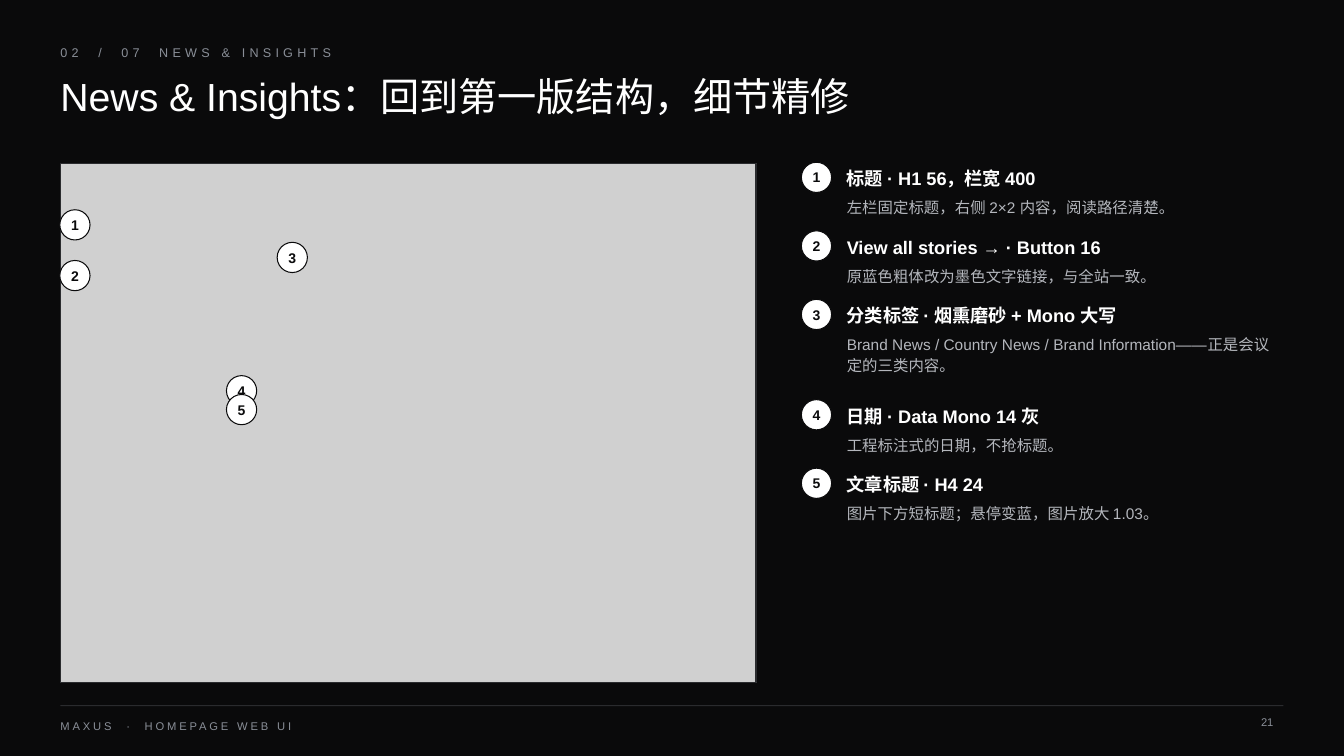
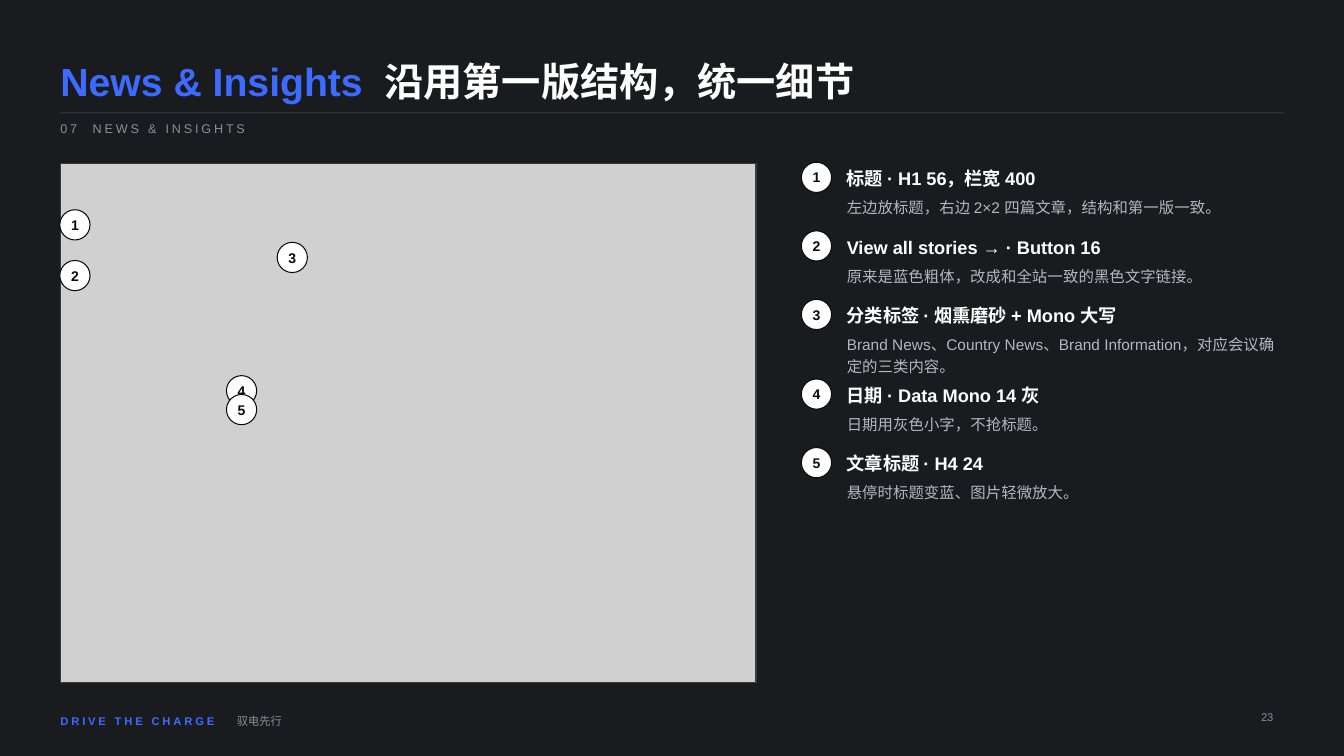
Before and after one commit to deko009/Claude, a slide deck: slide 23 of deck/MAXUS_首页WebUI_设计解说.pptx (slide 21 before the commit). Drawn at 1344x756 pixels with LibreOffice and Linux fonts; fonts in the diff are those of the drawing; grey boxes stand for pictures. Boxes give left, top, right and bottom in pixels: in the first picture for what was removed or moved away, otherwise in the second. Text is boxed around its words. In the diff, an @@ line names an element or a change of style, - is before the commit and + after.

```diff
--- a/deck/MAXUS_首页WebUI_设计解说.pptx
+++ b/deck/MAXUS_首页WebUI_设计解说.pptx
@@ background #0A0A0B to #1A1B1F @@
@@ text "News & Insights 沿用第一版结构，统一细节" at (x1=60, y1=62, x2=855, y2=105): vertical alignment top to bottom @@
@@ text at (x1=60, y1=62, x2=855, y2=105): text changed; text colour #FFFFFF to #3D6BFF; bold on @@
-News & Insights：回到第一版结构，细节精修
+News & Insights 沿用第一版结构，统一细节
@@ line added from (60, 113) to (1284, 113), #3A3B41 0.75 pt @@
@@ text at (x1=60, y1=124, x2=245, y2=133): text changed @@
-02 / 07 NEWS & INSIGHTS
+07 NEWS & INSIGHTS
@@ rectangle at (x1=60, y1=163, x2=756, y2=683): outline #2A2B2E 0.75 pt to #3A3B41 0.75 pt @@
@@ text at (x1=847, y1=200, x2=1220, y2=215): text changed @@
-左栏固定标题，右侧 2×2 内容，阅读路径清楚。
+左边放标题，右边 2×2 四篇文章，结构和第一版一致。
@@ text at (x1=847, y1=269, x2=1202, y2=284): text changed @@
-原蓝色粗体改为墨色文字链接，与全站一致。
+原来是蓝色粗体，改成和全站一致的黑色文字链接。
@@ text at (x1=847, y1=338, x2=1274, y2=373): text changed @@
-Brand News / Country News / Brand Information——正是会议定的三类内容。
+Brand News、Country News、Brand Information，对应会议确定的三类内容。
@@ 4 texts, 2 ellipses moved together from (x1=802, y1=399, x2=1039, y2=498) to (x1=802, y1=379, x2=1039, y2=478) @@
@@ text at (x1=847, y1=417, x2=1048, y2=432): text changed @@
-工程标注式的日期，不抢标题。
+日期用灰色小字，不抢标题。
@@ text at (x1=847, y1=485, x2=1079, y2=499): text changed @@
-图片下方短标题；悬停变蓝，图片放大 1.03。
+悬停时标题变蓝、图片轻微放大。
@@ line removed from (60, 706) to (1284, 706) @@
@@ text added at (x1=60, y1=717, x2=215, y2=725), 8 pt, text #3D6BFF, bold @@
+DRIVE THE CHARGE
@@ text added at (x1=237, y1=716, x2=282, y2=726), 8 pt, text #8A8F98 @@
+驭电先行
@@ page number removed at (x1=1261, y1=718, x2=1273, y2=726) @@
-21
@@ page number added at (x1=1261, y1=713, x2=1273, y2=721), 8 pt, text #8A8F98 @@
+23
@@ text removed at (x1=60, y1=722, x2=111, y2=730) @@
-MAXUS · HOMEPAGE WEB UI
```
Also in this commit, not shown: 24 other slides changed, 4 slides added, 2 slides removed, 3 other files.
